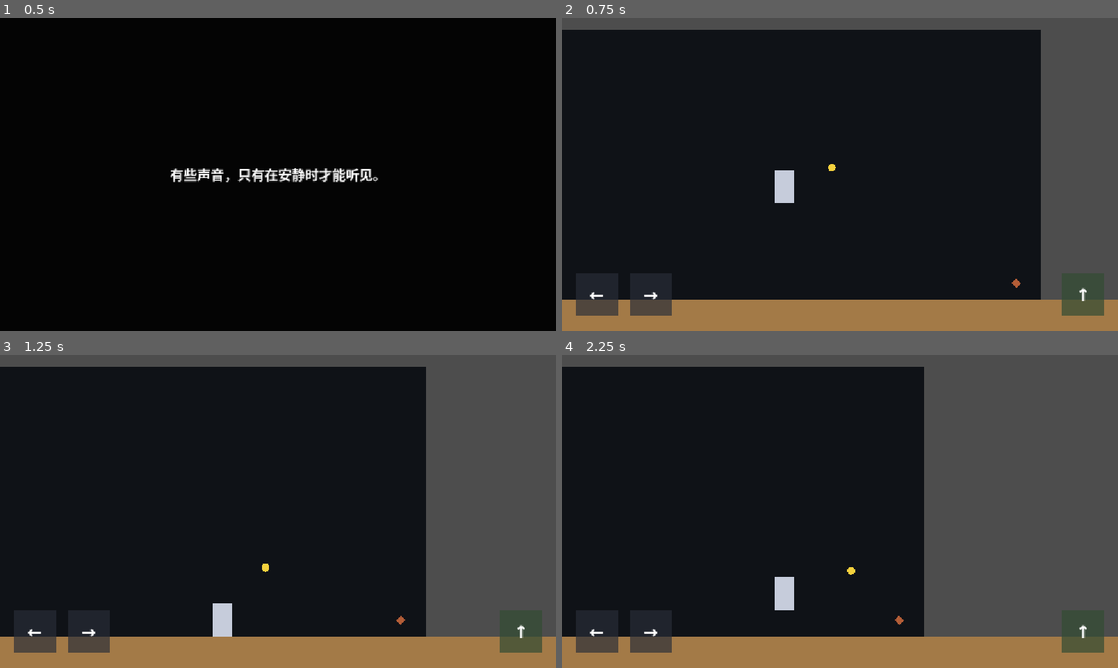
Above: before the commit, frames 1-4 (two rows, left to right).
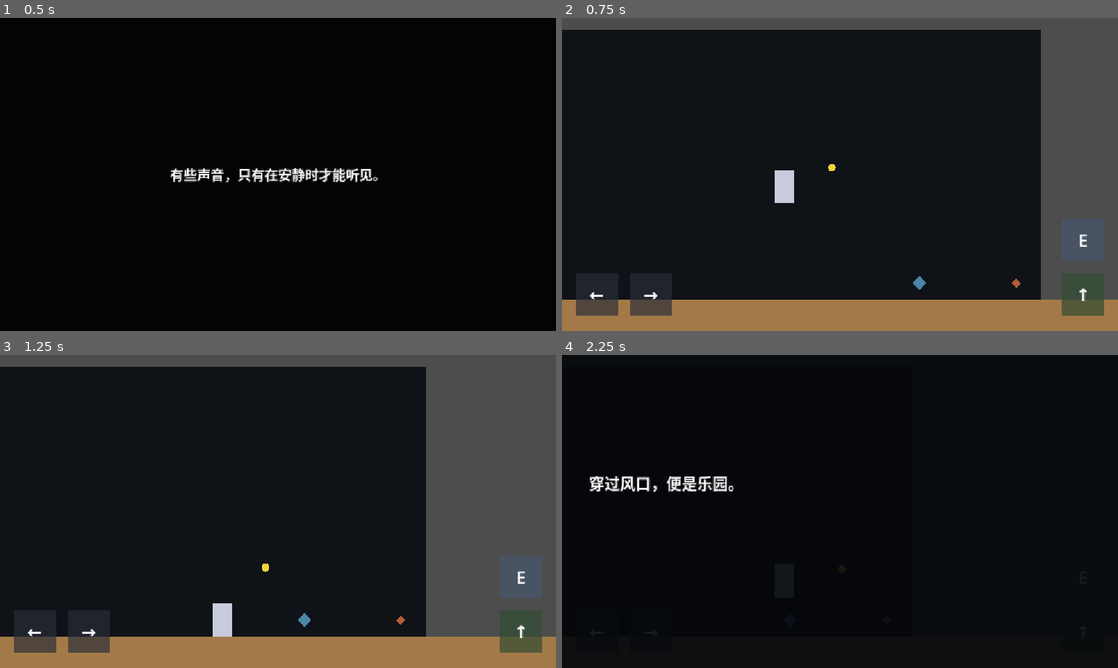
Above: after the commit, the same moments.

Repository: wenshuchuan0101-lab/A-Gift-for-the-land
Game: Godot game, scene res://Opening.tscn
Two runs of this game, one before a commit and one after it. Both use one fixed random seed, a clock stepped at 60 frames per second and the inputs below.
Inputs (mouse positions are in pixels of both pictures, inside the frame that each line leads up to):
- Up to frame 1 (0.5 s): no input
- Up to frame 2 (0.75 s): tap Enter at 0.5 s; move the mouse to (962, 158) at 0.52 s; hold D (move_right) from 0.53 s (still down); tap E (interact, bound only after the commit) at 0.6 s; click (962, 158) at 0.67 s
- Up to frame 3 (1.25 s): keep holding D (move_right); tap Space (jump) at 0.77 s
- Up to frame 4 (2.25 s): move the mouse to (728, 527) at 1.27 s; tap E (interact, bound only after the commit) at 1.35, 2.1 s; click (728, 527) at 1.42 s; tap Space (jump) at 1.52 s; move the mouse to (895, 442) at 2.02 s; release D (move_right) at 2.03 s; hold A (move_left) from 2.03 s (still down); click (895, 442) at 2.17 s

Frame 1 is identical in both runs. In frame 2, 0.1% of the frame differs, in the area x 63-95%, y 69-87%; in frame 3, 0.1%; in frame 4, 46%, in the area x 0-100%, y 0-100%.

Commit message:
实现地图基础互动

Diff:
--- a/Demo_Level.tscn
+++ b/Demo_Level.tscn
@@ -1,13 +1,17 @@
-[gd_scene load_steps=5 format=3]
+[gd_scene load_steps=7 format=3]
 
 [ext_resource type="PackedScene" path="res://Player.tscn" id="1_player"]
 [ext_resource type="PackedScene" path="res://Seed.tscn" id="2_seed"]
+[ext_resource type="Script" path="res://map_point.gd" id="3_map_point"]
 
 [sub_resource type="RectangleShape2D" id="RectangleShape2D_ground"]
 size = Vector2(2200, 80)
 
 [sub_resource type="RectangleShape2D" id="RectangleShape2D_mobile_button"]
 size = Vector2(88, 88)
+
+[sub_resource type="CircleShape2D" id="CircleShape2D_map_point"]
+radius = 120.0
 
 [node name="Demo_Level" type="Control"]
 layout_mode = 3
@@ -57,6 +61,22 @@
 follow_speed = 5.0
 guide_distance = 70.0
 
+[node name="MapPoint" type="Area2D" parent="."]
+position = Vector2(900, 525)
+collision_layer = 0
+collision_mask = 1
+monitoring = true
+script = ExtResource("3_map_point")
+player_path = NodePath("../PlayerSpawn/Player")
+map_panel_path = NodePath("../MapUI/MapPanel")
+
+[node name="CollisionShape2D" type="CollisionShape2D" parent="MapPoint"]
+shape = SubResource("CircleShape2D_map_point")
+
+[node name="Visual" type="Polygon2D" parent="MapPoint"]
+polygon = PackedVector2Array(0, -14, 14, 0, 0, 14, -14, 0)
+color = Color(0.32, 0.58, 0.72, 0.9)
+
 [node name="MobileControls" type="CanvasLayer" parent="."]
 layer = 10
 
@@ -155,3 +175,96 @@
 text = "↑"
 horizontal_alignment = 1
 vertical_alignment = 1
+
+[node name="InteractControl" type="Control" parent="MobileControls"]
+layout_mode = 3
+anchors_preset = 3
+anchor_left = 1.0
+anchor_top = 1.0
+anchor_right = 1.0
+anchor_bottom = 1.0
+offset_left = -120.0
+offset_top = -240.0
+offset_right = -24.0
+offset_bottom = -144.0
+grow_horizontal = 0
+grow_vertical = 0
+mouse_filter = 2
+
+[node name="InteractButton" type="TouchScreenButton" parent="MobileControls/InteractControl"]
+position = Vector2(48, 52)
+shape = SubResource("RectangleShape2D_mobile_button")
+action = "interact"
+passby_press = true
+visibility_mode = 0
+
+[node name="Background" type="Polygon2D" parent="MobileControls/InteractControl/InteractButton"]
+polygon = PackedVector2Array(-44, -44, 44, -44, 44, 44, -44, 44)
+color = Color(0.28, 0.34, 0.42, 0.78)
+
+[node name="Label" type="Label" parent="MobileControls/InteractControl/InteractButton"]
+offset_left = -44.0
+offset_top = -44.0
+offset_right = 44.0
+offset_bottom = 44.0
+mouse_filter = 2
+theme_override_colors/font_color = Color(1, 1, 1, 1)
+theme_override_font_sizes/font_size = 36
+text = "E"
+horizontal_alignment = 1
+vertical_alignment = 1
+
+[node name="MapUI" type="CanvasLayer" parent="."]
+layer = 20
+
+[node name="MapPanel" type="Control" parent="MapUI"]
+layout_mode = 3
+anchors_preset = 15
+anchor_right = 1.0
+anchor_bottom = 1.0
+grow_horizontal = 2
+grow_vertical = 2
+mouse_filter = 2
+visible = false
+
+[node name="Background" type="ColorRect" parent="MapUI/MapPanel"]
+layout_mode = 1
+anchors_preset = 15
+anchor_right = 1.0
+anchor_bottom = 1.0
+grow_horizontal = 2
+grow_vertical = 2
+mouse_filter = 2
+color = Color(0.015, 0.025, 0.04, 0.92)
+
+[node name="MapContent" type="Control" parent="MapUI/MapPanel"]
+layout_mode = 1
+anchors_preset = 8
+anchor_left = 0.5
+anchor_top = 0.5
+anchor_right = 0.5
+anchor_bottom = 0.5
+offset_left = -360.0
+offset_top = -220.0
+offset_right = 360.0
+offset_bottom = 220.0
+grow_horizontal = 2
+grow_vertical = 2
+mouse_filter = 2
+
+[node name="RouteVisual" type="Polygon2D" parent="MapUI/MapPanel/MapContent"]
+polygon = PackedVector2Array(-270, 70, -170, 20, -70, 55, 40, -10, 160, 25, 270, -75)
+color = Color(0.86, 0.68, 0.32, 1)
+
+[node name="Text" type="Label" parent="MapUI/MapPanel/MapContent"]
+layout_mode = 0
+offset_left = -320.0
+offset_top = 120.0
+offset_right = 320.0
+offset_bottom = 200.0
+mouse_filter = 2
+theme_override_colors/font_color = Color(1, 1, 1, 1)
+theme_override_font_sizes/font_size = 32
+text = "穿过风口，便是乐园。"
+horizontal_alignment = 1
+vertical_alignment = 1
--- /dev/null
+++ b/map_point.gd
@@ -0,0 +1,43 @@
+extends Area2D
+
+@export var player_path: NodePath
+@export var map_panel_path: NodePath
+
+var player: CharacterBody2D
+var map_panel: Control
+var player_in_range := false
+var map_open := false
+
+
+func _ready() -> void:
+	player = get_node_or_null(player_path) as CharacterBody2D
+	map_panel = get_node_or_null(map_panel_path) as Control
+	body_entered.connect(_on_body_entered)
+	body_exited.connect(_on_body_exited)
+	if map_panel != null:
+		map_panel.visible = false
+
+
+func _process(_delta: float) -> void:
+	if player_in_range and Input.is_action_just_pressed("interact"):
+		_set_map_open(not map_open)
+
+
+func _on_body_entered(body: Node2D) -> void:
+	if body == player:
+		player_in_range = true
+
+
+func _on_body_exited(body: Node2D) -> void:
+	if body == player:
+		player_in_range = false
+		_set_map_open(false)
+
+
+func _set_map_open(open: bool) -> void:
+	map_open = open
+	if map_panel != null:
+		map_panel.visible = open
+	if player != null:
+		player.velocity = Vector2.ZERO
+		player.set_physics_process(not open)
--- a/project.godot
+++ b/project.godot
@@ -39,6 +39,11 @@
 "events": [Object(InputEventKey,"resource_local_to_scene":false,"resource_name":"","device":-1,"window_id":0,"alt_press …(190 unchanged characters)…
 ]
 }
+interact={
+"deadzone": 0.5,
+"events": [Object(InputEventKey,"resource_local_to_scene":false,"resource_name":"","device":-1,"window_id":0,"alt_pressed":false,"shift_pressed":false,"ctrl_pressed":false,"meta_pressed":false,"pressed":false,"keycode":0,"physical_keycode":69,"key_label":0,"unicode":0,"location":0,"echo":false,"script":null)
+]
+}
 
 [input_devices]
 
Not shown, added: map_point.gd.uid
Not shown, changed: ERROR_REPORT.md
Not shown, changed: REPORT.md
